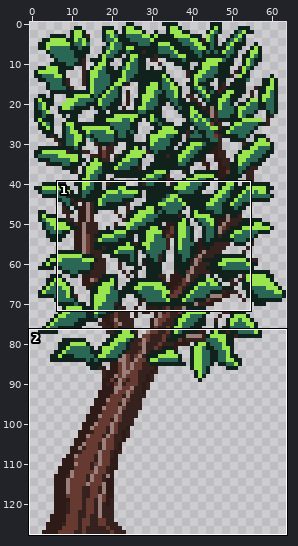
Two states of a sprite sheet, sprites/environment/Plants/tree1.png. Above: a wide view before the commit, with the close-up outlined.
Close-up. Earlier state:
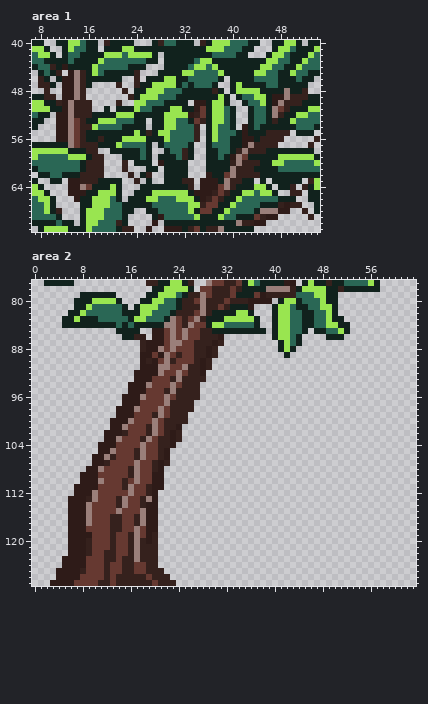
The file is 64x128 pixels. Colours within 5 levels of each other are drawn and written as one. Shown: area 1: x 7..54, y 40..71; area 2: x 0..63, y 77..127.
And afterwards:
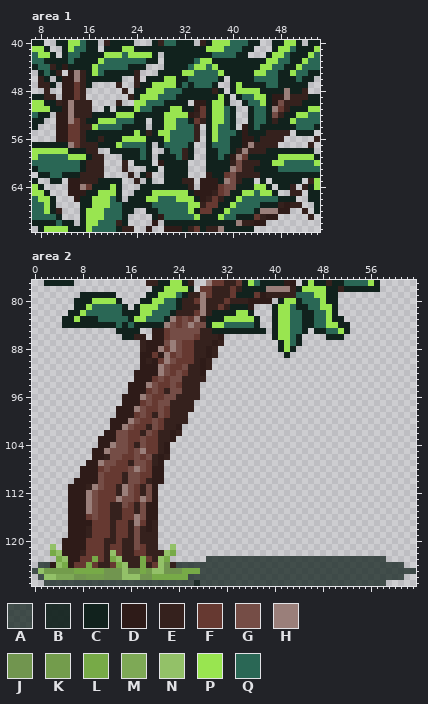
Palette (. is transparent): A #11221dbd  B #11221dee  C #11221d  D #2e1b18  E #35211d  F #663931  G #754d46  H #9a7f7a  J #71954f  K #739c4c  L #77aa47  M #7ea956  N #93c168  P #99e550  Q #2a6755
The exact change:
Area 1:
y 47..49: x 14 H -> F
y 50: x 48 H -> G
y 52: x 47 H -> G
y 54..56: x 13 H -> F
y 60: x 41 H -> G
y 61: x 41 E -> G
y 62: x 40 H -> G
y 63: x 40 E -> G
y 64: x 39..40 HE -> GG
y 65: x 39 E -> G
Area 2:
y 83: x 25 E -> G
y 84: x 23 H -> G; x 25 E -> G; x 27..28 FF -> GG
y 85: x 23..27 HFHFF -> GGGGG
y 86: x 23..26 HFHF -> GGGG
y 87: x 22 F -> G; x 24 H -> G
y 88: x 24 F -> G
y 89: x 24 E -> G
y 90: x 23 E -> G
y 91: x 22 H -> G; x 25 H -> G
y 92: x 22 F -> G; x 24 H -> G
y 93: x 21 F -> G; x 23..24 EH -> GG
y 94: x 20 F -> G; x 23 H -> G
y 95: x 20 F -> G; x 23..24 HE -> GG
y 96: x 19 F -> G; x 22..23 HF -> GG
y 97: x 19 F -> G; x 21..22 FH -> GG
y 98..99: x 18 F -> G; x 21 H -> G
y 100: x 17 F -> G; x 20 H -> G
y 101: x 16 F -> G; x 20 H -> G
y 102: x 14..15 DE -> GG; x 18..21 FEHF -> EGFE
y 103: x 11 . -> D; x 14..15 HF -> GG; x 18..19 EH -> GF; x 24 E -> .
y 104: x 13..15 DFF -> HGG; x 17..18 FH -> EG; x 22..23 ED -> D.
y 105: x 10 . -> D; x 12..15 DHFF -> HGGG; x 17 E -> G
y 106: x 12..14 HEF -> EGG; x 17..22 EHFFED -> GFGEDE
y 107: x 9 . -> D; x 11..13 DEF -> HGG; x 16..18 FHF -> EGG; x 22 E -> .
y 108: x 8 . -> D; x 11..12 HF -> FG; x 16 E -> G; x 18 F -> G; x 20 E -> D
y 109: x 11 F -> G; x 15..17 FEH -> EGG
y 110: x 7 . -> D; x 11 H -> G; x 16..17 FH -> GG; x 19 F -> E
y 111: x 6 . -> D; x 9..11 DDF -> EHG; x 14..16 FEH -> EHG; x 18..19 FE -> EG; x 21 D -> .
y 112: x 6 . -> D; x 9..10 DH -> HG; x 14..16 FFH -> EHG; x 18..19 FE -> EG
y 113: x 9..10 EH -> HG; x 14..16 EHF -> HGG; x 18..19 EH -> HG
y 114: x 10 F -> G; x 13 F -> E; x 15 H -> G; x 17..18 FE -> EG
y 115: x 10 F -> G; x 13..14 FH -> EE; x 17..18 FH -> EG
y 116: x 9..10 HF -> FG; x 17..18 EH -> HG
y 117: x 9 H -> D; x 14 E -> F; x 16..18 FEH -> EHF; x 20 D -> E
y 118: x 9 F -> E; x 14 E -> F; x 16..18 FHF -> EGE; x 20 D -> E
y 119: x 9 D -> E; x 17..19 HFD -> GEE
y 120: x 5 . -> D; x 9 E -> F; x 12 F -> E; x 15 F -> E; x 17 H -> G; x 19 D -> E
y 121: x 3 . -> N; x 5 . -> D; x 9 E -> F; x 12..13 FE -> EF; x 15 F -> E; x 17..18 HE -> GF; x 23 . -> N
y 122: x 3..5 ... -> LND; x 8..9 DE -> EF; x 13 E -> N; x 15 F -> E; x 17..18 HE -> FF; x 21..23 ... -> ENL
y 123: x 4..5 .D -> LN; x 8 D -> F; x 10 F -> L; x 13..14 EF -> LN; x 17..19 HEE -> ELF; x 21..22 .. -> NL; x 29..58 .............................. -> AAAAAAAAAAAAAAAAAAAAAAAAAAAAAA
y 124: x 1..5 ....D -> AADNL; x 7..9 DDF -> FFL; x 11 F -> E; x 14..15 FE -> LN; x 17..18 FF -> EL; x 20..61 E......................................... -> FNJEAAAAAAAAAAAAAAAAAAAAAAAAAAAAAAAAAAAAAA
y 125: x 0..63 ....DDDDEFFFEFFEEFFEEE.......................................... -> ANKKKKKLLLLLJJJNJJLKNNJJJLLLAAAAAAAAAAAAAAAAAAAAAAAAAAAAAAAAAAAA
y 126: x 1..61 ...DDDDFFFFEFEEEEEFEEE....................................... -> ANNMMMJJKKKJJJNNNJJLLLLLLAAAAAAAAAAAAAAAAAAAAAAAAAAAAAAAAAAAA
y 127: x 2..58 .DDDDFFFFEEFEEEEEEFEEE................................... -> AAAAAAAAAAAAAAAAAAAAAAAAABAAAAAAAAAAAAAAAAAAAAAAAAAAAAAAA
Pixel boxes of the changes (left, top, right, bottom) in both close-ups:
changed: (68, 82, 80, 142)
changed: (272, 100, 284, 118)
changed: (224, 160, 242, 196)
changed: (32, 316, 416, 586)
